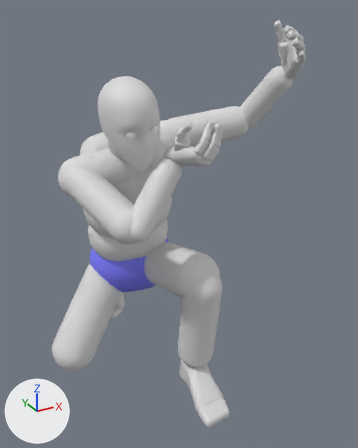
The FBX model ContentSources/Blender/ExportedFbx/SkeletalMesh/Als/Anim/A_Als_Barrel_Poses.fbx, before and after one commit.
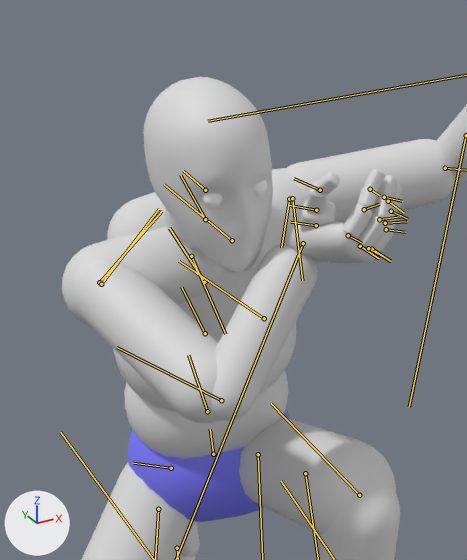
Each version appears first whole from a camera (50 mm lens) standing at (-0.683, -1.587, 1.404) and looking at (0.166, -0.043, 0.632), and next in a close-up on the part from 8% to 71% of the width and 9% to 69% of the height. Arrows for +X, +Y and +Z are at lower left; the lights stay in place. Both versions are drawn at frame 5 of the action 'Scene'; the numbers are the values there. The bones that bend it are drawn over the model as lines in the close-ups.

The first close-up shows 'SKM_Als'.
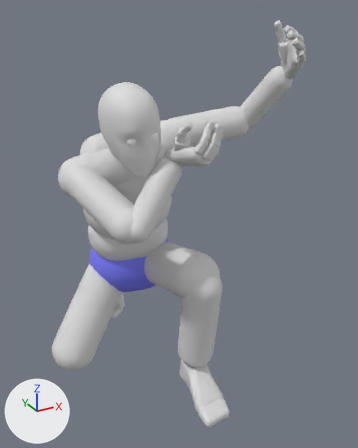
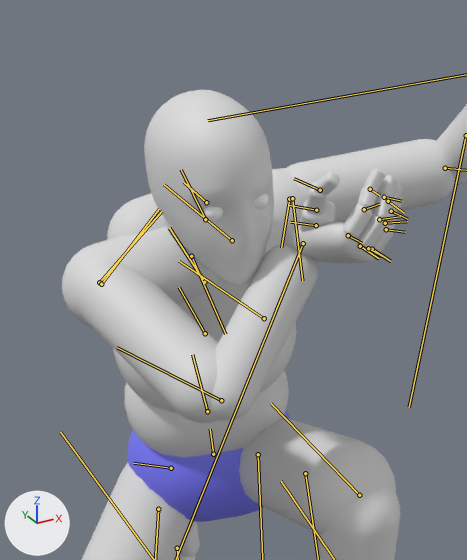
Pixel boxes (x1, y1, x2, y2) of what changed, in the close-ups (467 x 560 px):
```json
{"object": "SKM_Als", "change": "posed", "before": [62, 77, 467, 560], "after": [62, 90, 467, 560]}
{"bone": "spine_01", "before": "(207, 411) to (188, 355)", "after": "(207, 411) to (192, 354)"}
{"bone": "spine_02", "before": "(205, 333) to (181, 287)", "after": "(205, 333) to (179, 287)"}
{"bone": "neck_01", "before": "(205, 219) to (180, 175)", "after": "(205, 219) to (181, 169)"}
{"bone": "head", "before": "(205, 190) to (183, 170)", "after": "(206, 202) to (183, 182)"}
```

The change, as JSON lines over the scene's bpy script:
```json
{"block": "bone_spine_01", "where": "bone_spine_01 = bpy.data.objects['Armature'].pose.bones['spine_01']  # child of 'pelvis'"}
{"op": "set", "path": "bone_spine_01.rotation_quaternion", "old": "(0.99, 0.064, 0.037, -0.12)", "new": "(0.991, 0.041, 0.04, -0.119)", "note": "degrees (7, 5, -13) -> degrees (4, 5, -13)"}
{"block": "bone_spine_02", "where": "bone_spine_02 = bpy.data.objects['Armature'].pose.bones['spine_02']  # child of 'spine_01'"}
{"op": "set", "path": "bone_spine_02.rotation_quaternion", "old": "(0.989, 0.067, -0.021, -0.13)", "new": "(0.985, 0.108, -0.022, -0.13)", "note": "degrees (8, -1, -15) -> degrees (13, -1, -15)"}
{"block": "bone_spine_03", "where": "bone_spine_03 = bpy.data.objects['Armature'].pose.bones['spine_03']  # child of 'spine_02'"}
{"op": "set", "path": "bone_spine_03.rotation_quaternion", "old": "(0.996, 0.061, -0.019, -0.065)", "new": "(0.997, 0.043, -0.02, -0.064)", "note": "degrees (7, -2, -8) -> degrees (5, -2, -7)"}
{"block": "bone_neck_01", "where": "bone_neck_01 = bpy.data.objects['Armature'].pose.bones['neck_01']  # child of 'spine_03'"}
{"op": "set", "path": "bone_neck_01.rotation_quaternion", "old": "(0.996, 0.002, -0.051, 0.077)", "new": "(0.995, 0.007, -0.091, -0.027)", "note": "degrees (0, -6, 9) -> degrees (1, -10, -3)"}
{"block": "bone_head", "where": "bone_head = bpy.data.objects['Armature'].pose.bones['head']  # child of 'neck_01'"}
{"op": "set", "path": "bone_head.rotation_quaternion", "old": "(0.979, 0.001, 0.087, 0.187)", "new": "(0.95, 0.011, 0.123, 0.288)", "note": "degrees (2, 10, 22) -> degrees (5, 13, 34)"}
```
